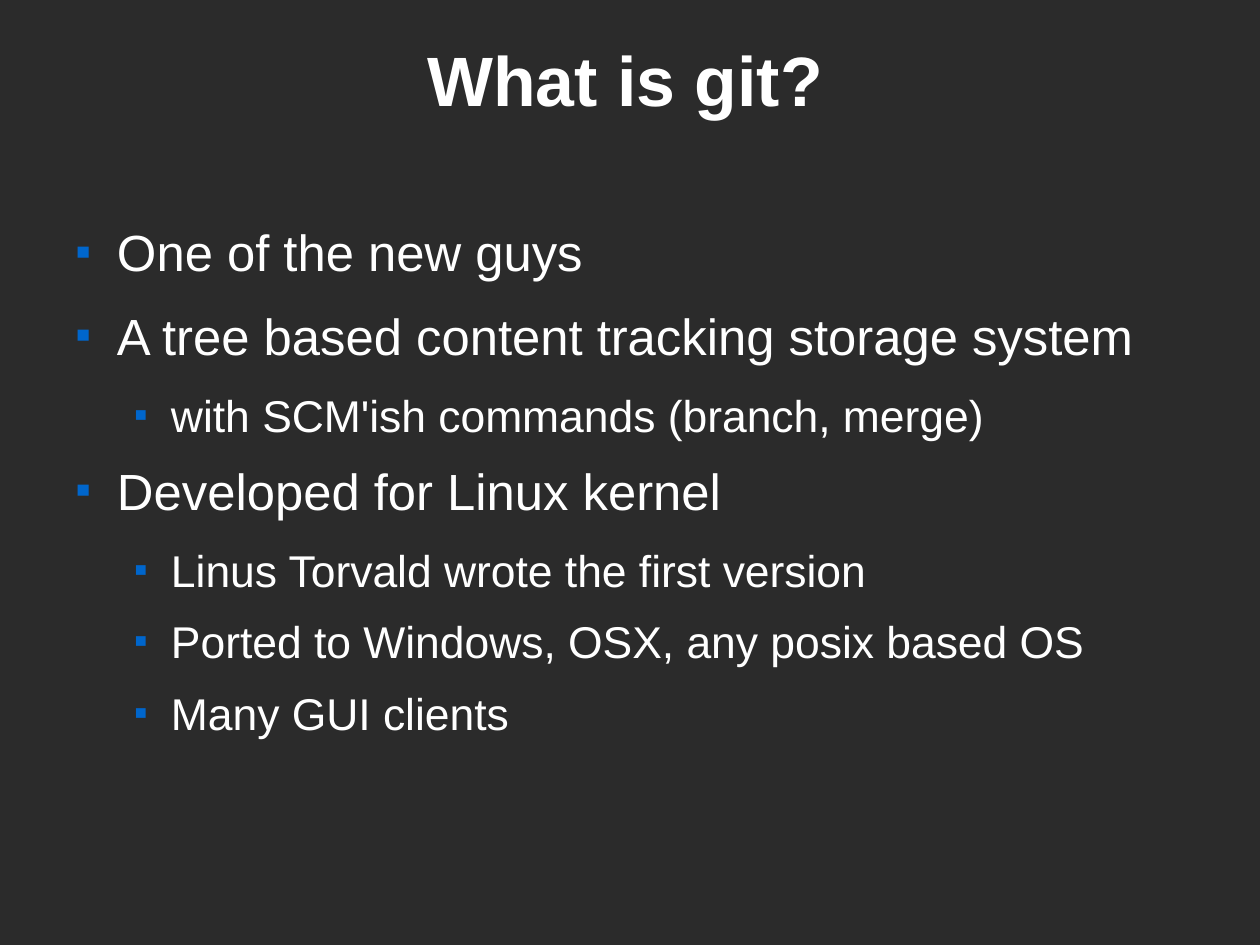
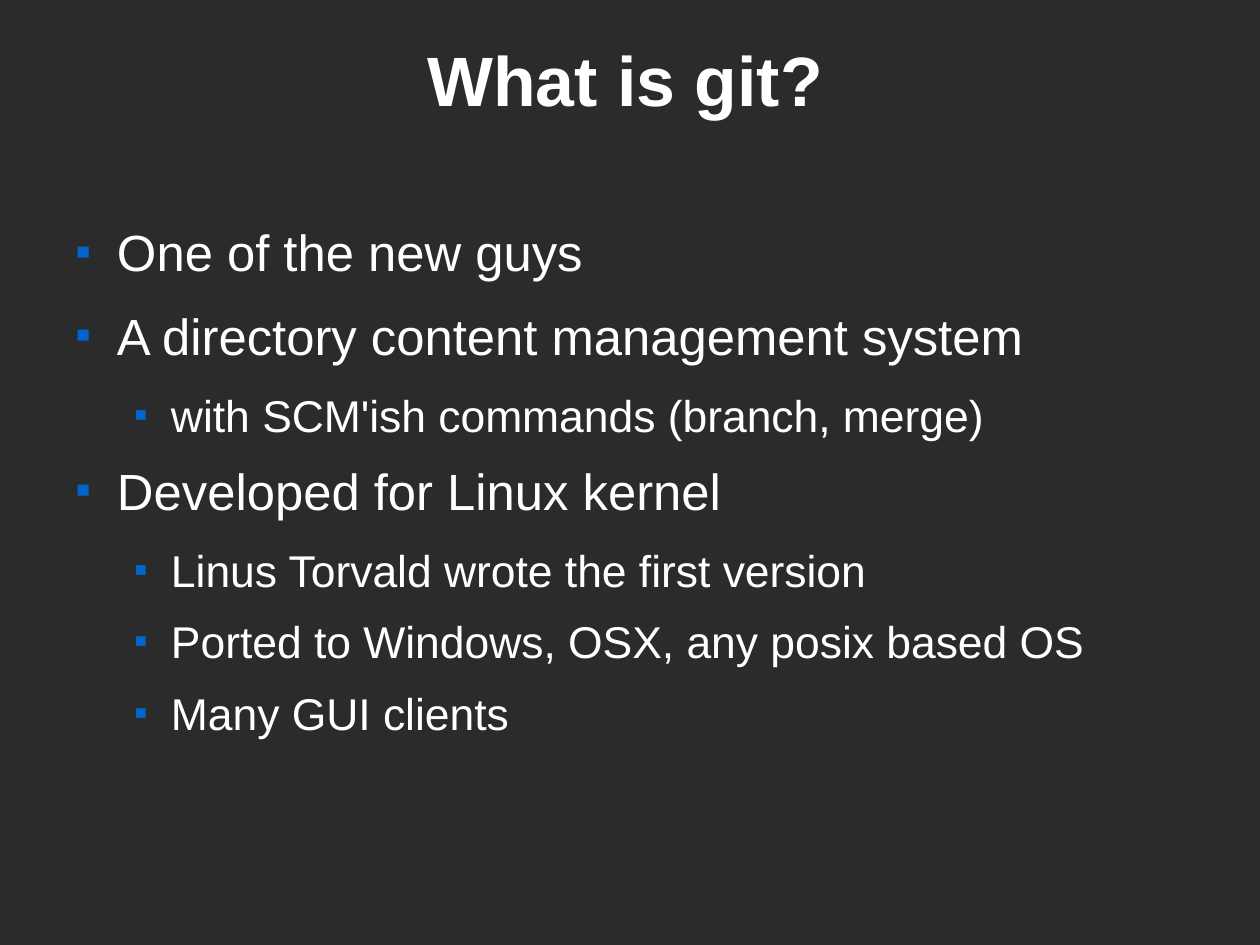
Before and after one commit to glonnon/git-demo, a slide deck: slide 7 of git_boise_web_tech.odp. Drawn at 1260x945 pixels with LibreOffice and Linux fonts; fonts in the diff are those of the drawing; background and template pictures are left out; a plain dark background stands for a picture behind light text. Boxes give left, top, right and bottom in pixels: in the first picture for what was removed or moved away, otherwise in the second. Text is boxed around its words. In the diff, an @@ line names an element or a change of style, - is before the commit and + after.

```diff
--- a/git_boise_web_tech.odp
+++ b/git_boise_web_tech.odp
@@ text at (117,318,1023,365): text changed @@
-■ A tree based content tracking storage system
+■ A directory content management system
```
Also in this commit, not shown: 11 other slides changed.
